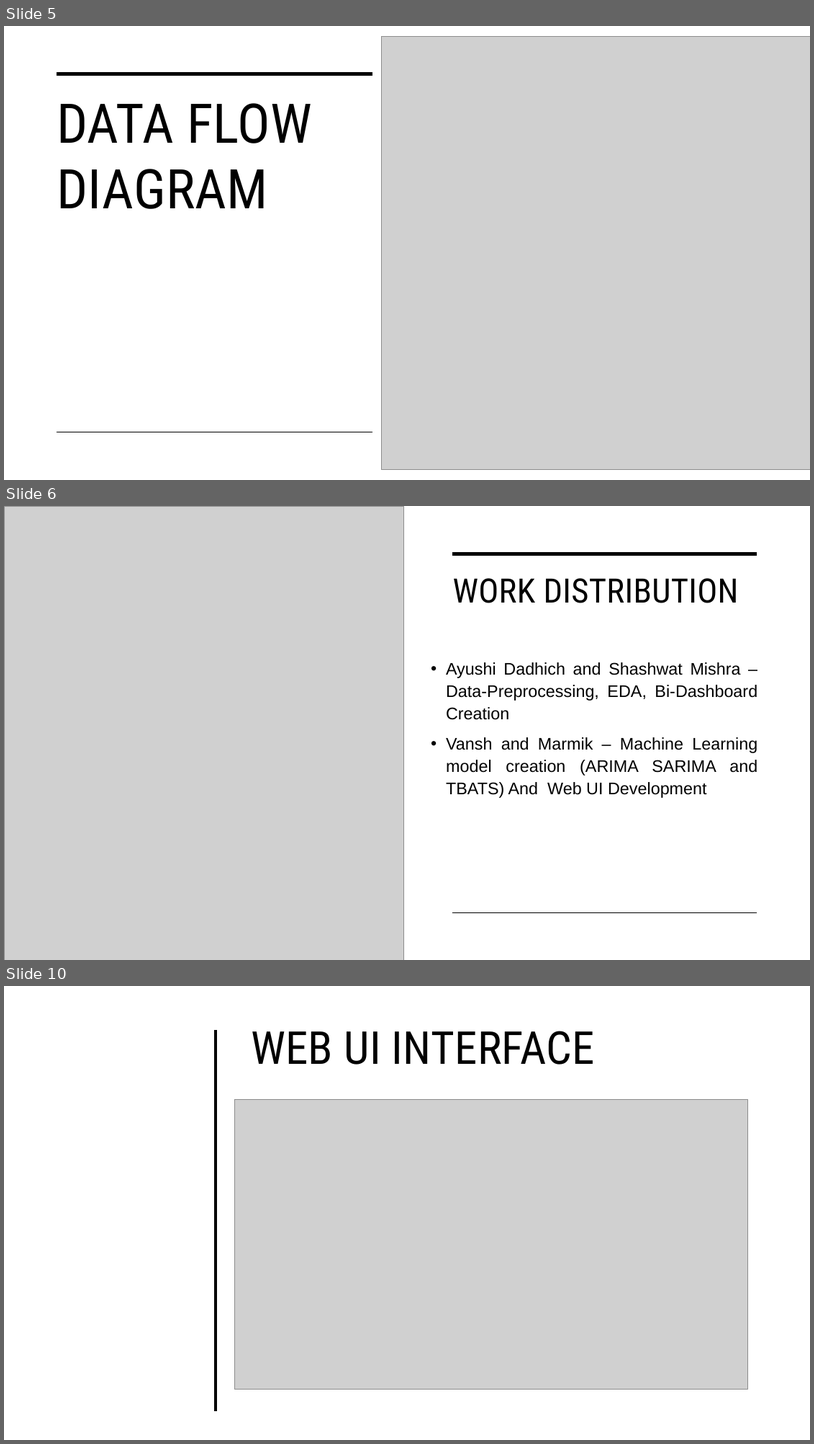
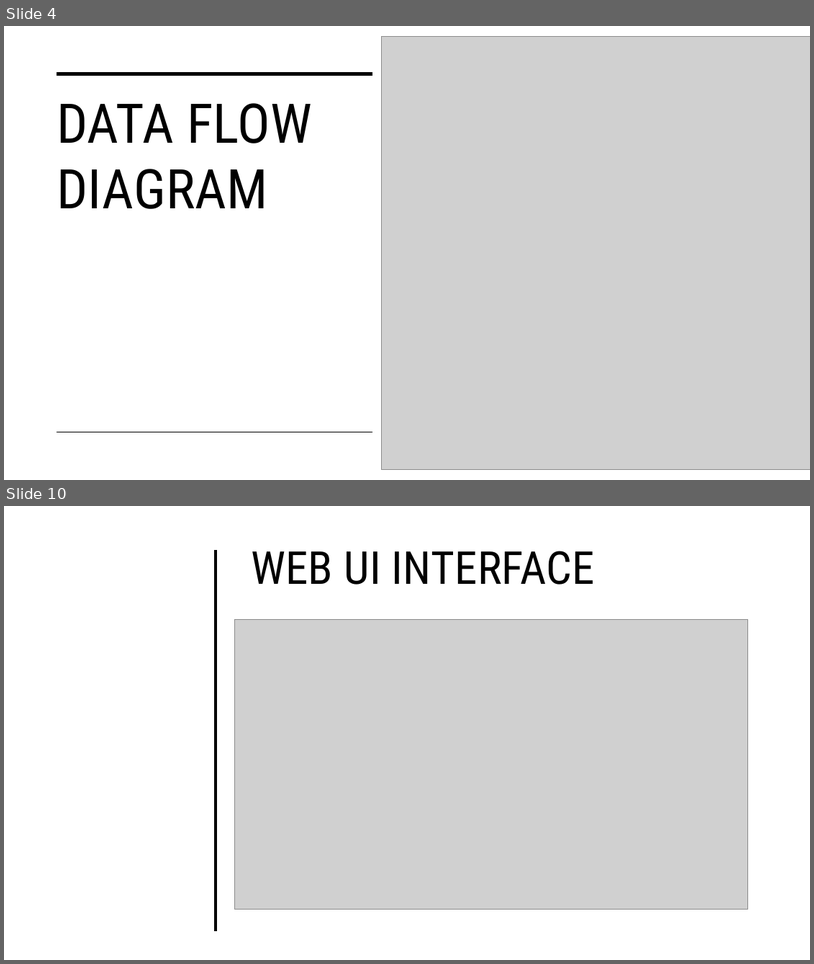
Before and after one commit to MrArthor/Forecasting-Electrical-Energy-Consumption, a slide deck: Report/Forecasting Electrical Energy Consumption- End Presentation.pptx. Shown one above the other, each under a label of ours: slides 5, 6 and 10 before the commit, slides 4 and 10 after it; the slides between them are not shown. The pictures are 814x1444 and 814x964 pixels, drawn with LibreOffice and Linux fonts; fonts in the diff are those of the drawing; grey boxes stand for pictures. Boxes give left, top, right and bottom in pixels: in the first picture for what was removed or moved away, otherwise in the second. Text is boxed around its words. In the diff, an @@ line names an element or a change of style, - is before the commit and + after.

```diff
--- a/Report/Forecasting Electrical Energy Consumption- End Presentation.pptx
+++ b/Report/Forecasting Electrical Energy Consumption- End Presentation.pptx
@@ slide 6 removed at bbox=[4, 506, 810, 960], background #FFFFFF @@
@@ picture removed at bbox=[4, 506, 404, 960] @@
@@ line removed from (453, 554) to (758, 554) @@
@@ title removed at bbox=[453, 578, 739, 603] @@
-WORK DISTRIBUTION
@@ text removed at bbox=[446, 662, 758, 798] @@
-• Ayushi Dadhich and Shashwat Mishra – Data-Preprocessing, EDA, Bi-Dashboard Creation
-• Vansh and Marmik – Machine Learning model creation (ARIMA SARIMA and TBATS) And Web UI Development
@@ line removed from (453, 913) to (758, 913) @@
@@ what was slide 5 is now slide 4 @@
```
Also in this commit, not shown: 8 slides changed, 3 slides added, 2 other slides removed, 1 other file.
